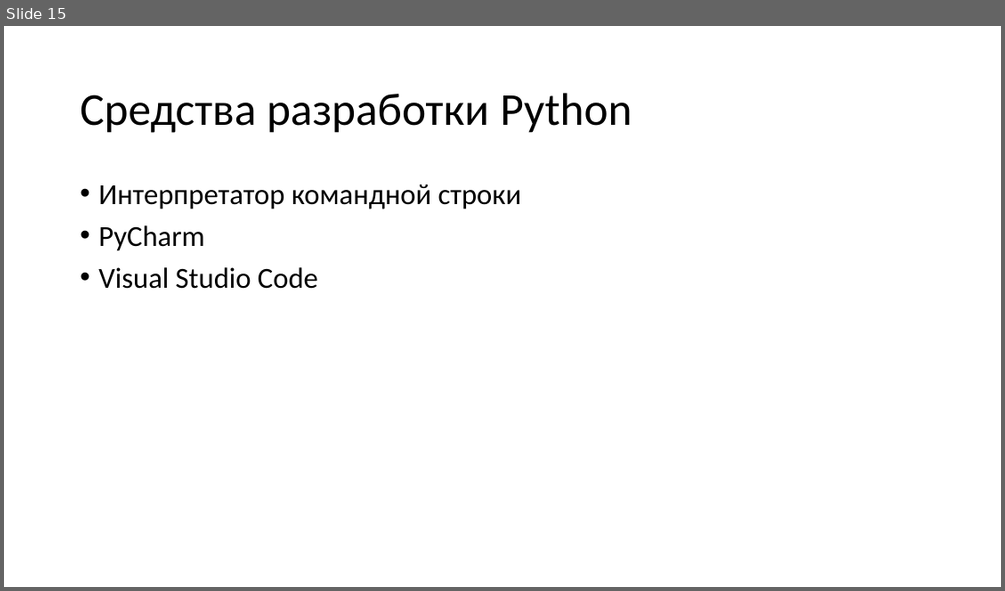
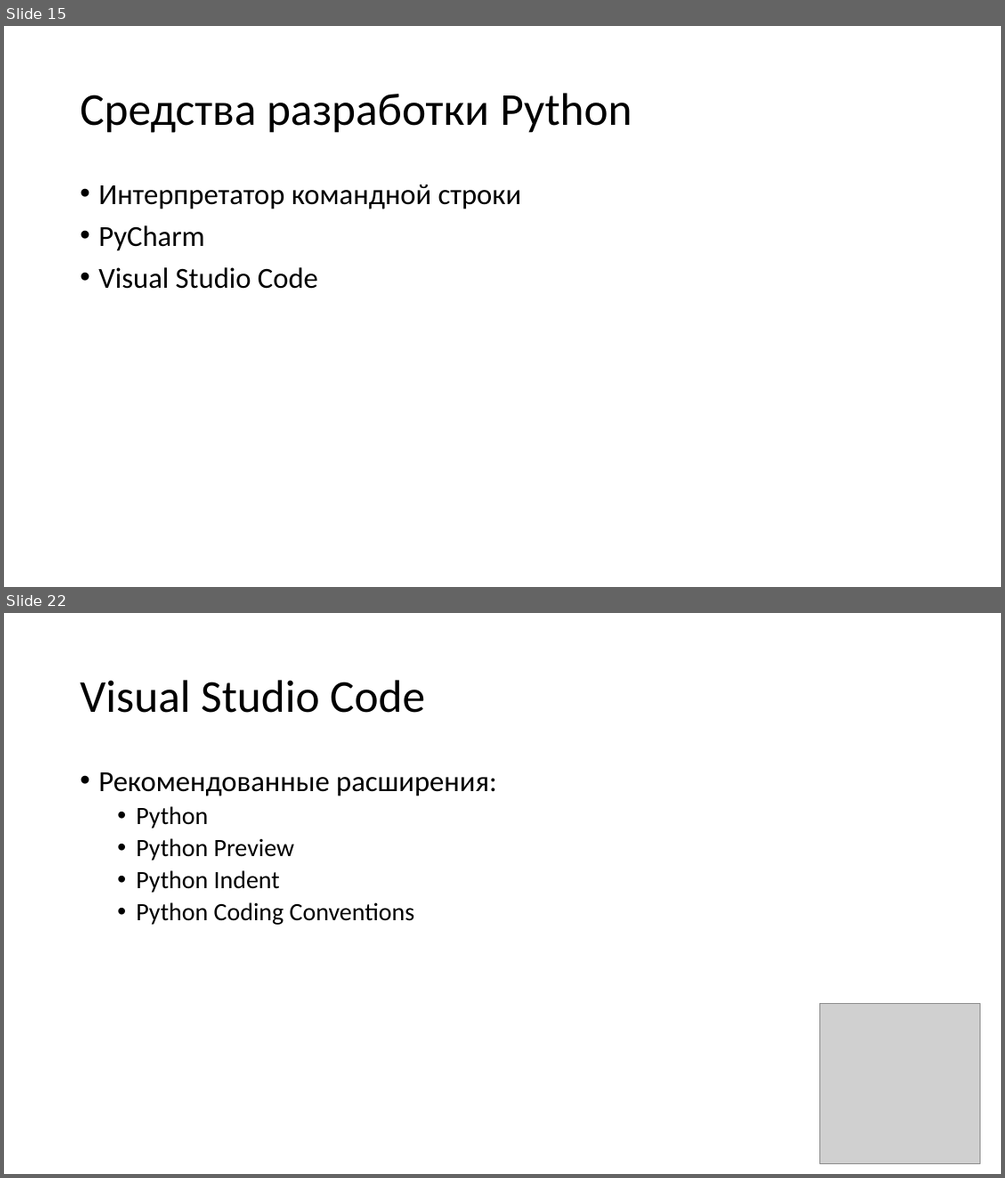
Before and after one commit to paveltsytovich/telegram-course, a slide deck: Presentation/Основы алгоритмизации и программирования.pptx. Shown one above the other, each under a label of ours: slide 15 before the commit, slides 15 and 22 after it; the slides between them are not shown. The pictures are 1005x591 and 1005x1178 pixels, drawn with LibreOffice and Linux fonts; fonts in the diff are those of the drawing; grey boxes stand for pictures. Boxes give left, top, right and bottom in pixels: in the first picture for what was removed or moved away, otherwise in the second. Text is boxed around its words. In the diff, an @@ line names an element or a change of style, - is before the commit and + after.

Commit message:
Добавлены "Инструментальные средства разработки на Python"

```diff
--- a/Presentation/Основы алгоритмизации и программирования.pptx
+++ b/Presentation/Основы алгоритмизации и программирования.pptx
@@ slide 22 added at [4, 613, 1001, 1174], background #FFFFFF @@
@@ title added at [80, 680, 425, 713], 44 pt, text #000000 @@
+Visual Studio Code
@@ text added at [98, 772, 497, 925], 24 pt, text #000000 @@
+• Рекомендованные расширения:
+  • Python
+  • Python Preview
+  • Python Indent
+  • Python Coding Conventions
@@ picture added at [821, 1004, 980, 1163] @@
```
Also in this commit, not shown: 1 slide changed, 5 other slides added, 1 other file.
